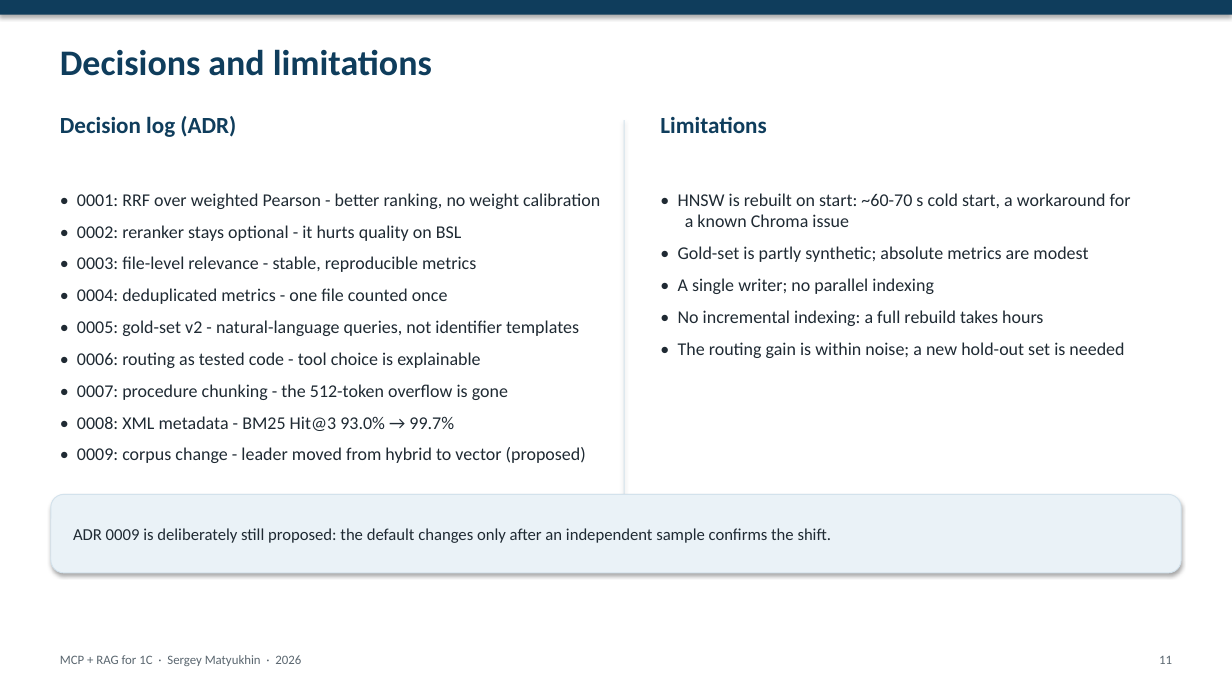
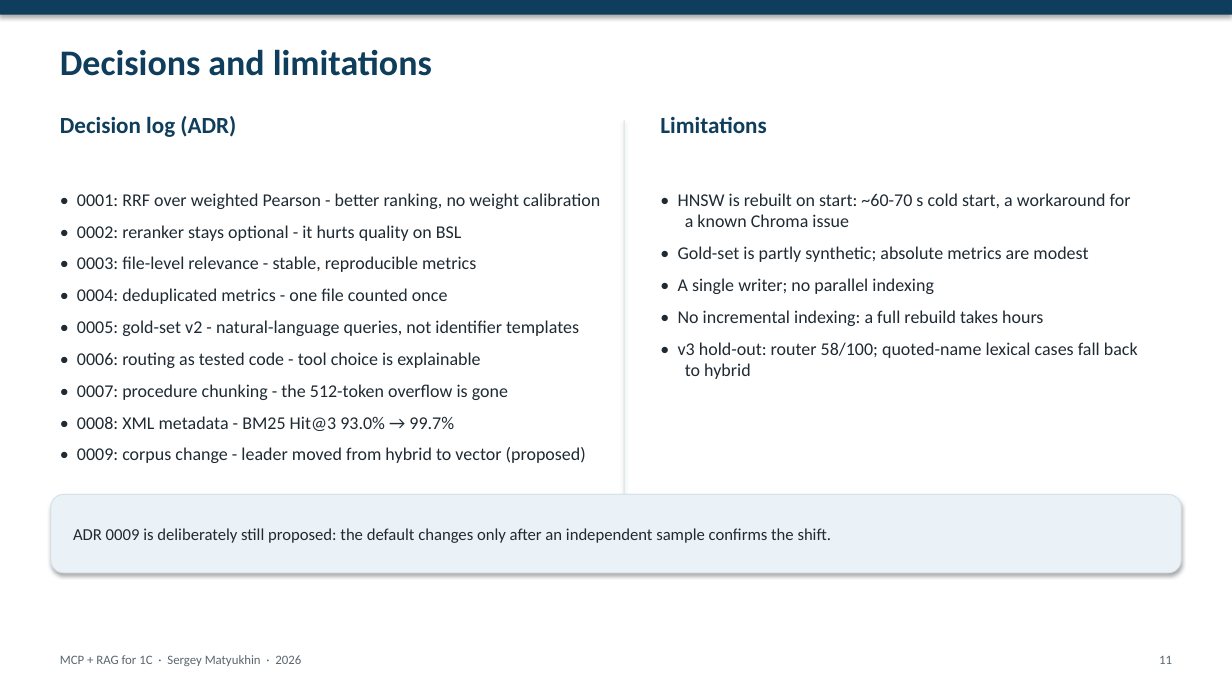
Before and after one commit to Smaturus/1c-mcp-rag-search, a slide deck: slide 11 of docs/presentation/en/1c-mcp-rag-search-slides-en.pptx. Drawn at 1232x693 pixels with LibreOffice and Linux fonts; fonts in the diff are those of the drawing. Boxes give left, top, right and bottom in pixels: in the first picture for what was removed or moved away, otherwise in the second. Text is boxed around its words. In the diff, an @@ line names an element or a change of style, - is before the commit and + after.

```diff
--- a/docs/presentation/en/1c-mcp-rag-search-slides-en.pptx
+++ b/docs/presentation/en/1c-mcp-rag-search-slides-en.pptx
@@ text at (x1=678, y1=342, x2=1138, y2=379): text changed @@
-• The routing gain is within noise; a new hold-out set is needed
+• v3 hold-out: router 58/100; quoted-name lexical cases fall back to hybrid
```
Also in this commit, not shown: 1 other slide changed, 7 other files.
